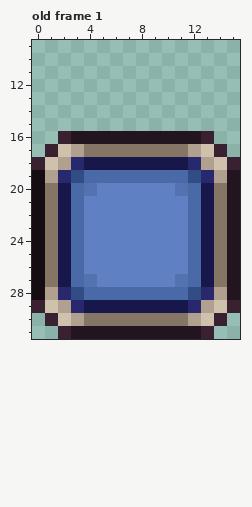
Pixel-art file -- Assets/GAME/Arte/Tilesets/Tiles/alfombra/puzzle activacion/boton_levantado_azul.aseprite. The picture above is the old version.
16x32 pixels, 1 frame. Shown: old frame 1: x 0..15, y 9..31. The commit also changed other frames, which this record leaves out.
The result:
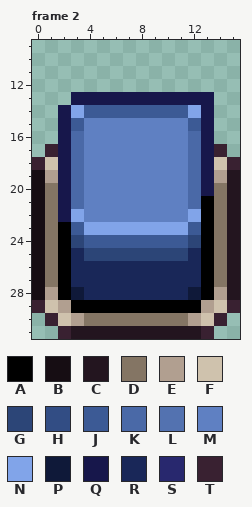
Palette (. is transparent): A #000000  B #160d13  C #23151f  D #847564  E #b19f90  F #cfc2ad  G #2c4577  H #324d84  J #3c5a95  K #4a69a7  L #5372b0  M #5f80c2  N #81a4e9  P #0f1939  Q #17174b  R #192758  S #28286e  T #392131
A new or re-ordered frame is compared with the old frame closest to it.
Edits made:
frames 1 -> 5
layer "Layer 2" now shown
--- frame 2 is new; against old frame 1, layer "Layer 2"
@@ x 0..15 @@
 12 ................
-13 ................
-14 ................
-15 ................
-16 ..TCCCCCCCCCCT..
-17 .TFEDDDDDDDDEFT.
-18 TFESQQQQQQQQSEFT
-19 BESHKKKKKKKKHSEC
-20 BDQKLMMMMMMLKQDC
-21 BDQKMMMMMMMMKQDC
-22 BDQKMMMMMMMMKQDC
-23 BDQKMMMMMMMMKQDC
-24 BDQKMMMMMMMMKQDC
-25 BDQKMMMMMMMMKQDC
-26 BDQKMMMMMMMMKQDC
-27 BDQKLMMMMMMLKQDC
-28 BESHKKKKKKKKHSEC
-29 TFESQQQQQQQQSEFT
+13 ...QQQQQQQQQQQ..
+14 ..QNJJJJJJJJNQ..
+15 ..QJMMMMMMMMJQ..
+16 ..QKMMMMMMMMKQ..
+17 .TQKMMMMMMMMKQT.
+18 TFQKMMMMMMMMKQFT
+19 BEQKMMMMMMMMKQEC
+20 BDQKMMMMMMMMKQDC
+21 BDQKMMMMMMMMKADC
+22 BDQNMMMMMMMMNADC
+23 BDAJNNNNNNNNJADC
+24 BDAGJJJJJJJJGADC
+25 BDARGGGGGGGGRADC
+26 BDARRRRRRRRRRADC
+27 BDARRRRRRRRRRADC
+28 BEAPRRRRRRRRPAEC
+29 TFEAAAAAAAAAAEFT
 30 .TFEDDDDDDDDEFT.
Changed places in both pictures, as pixel boxes (x1, y1, x2, y2):
changed: (58, 92, 214, 313)
